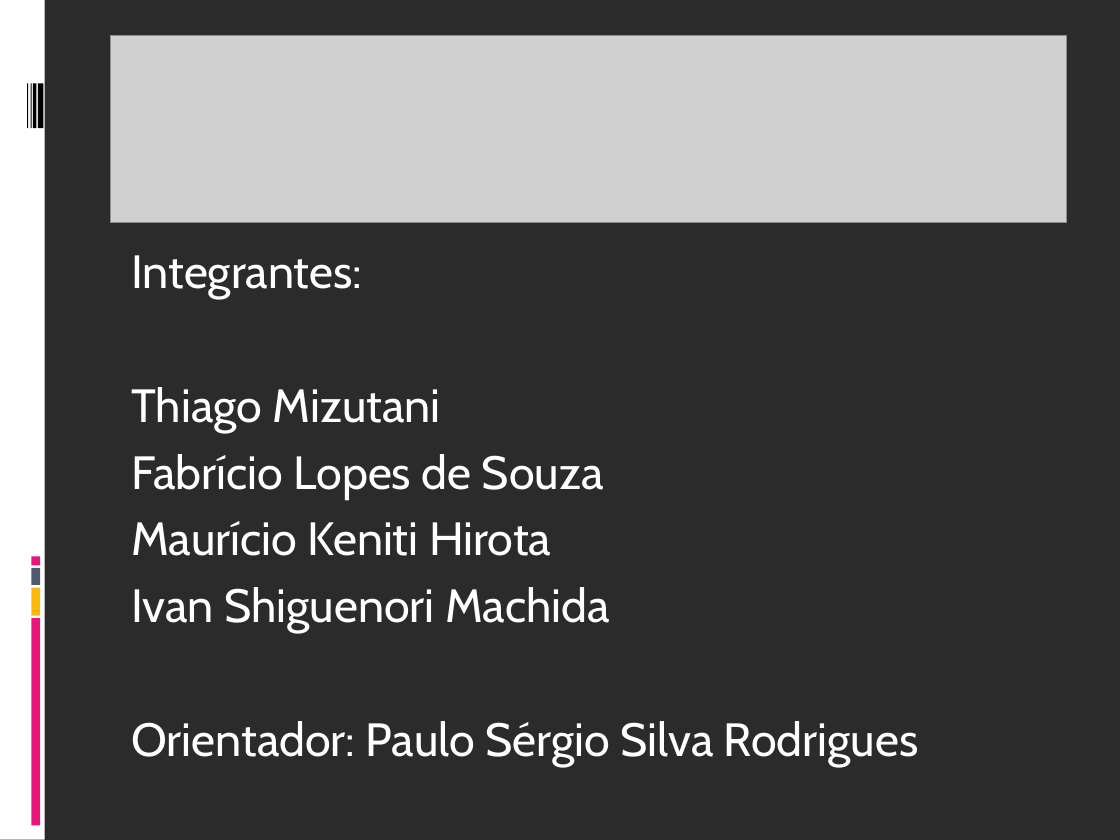
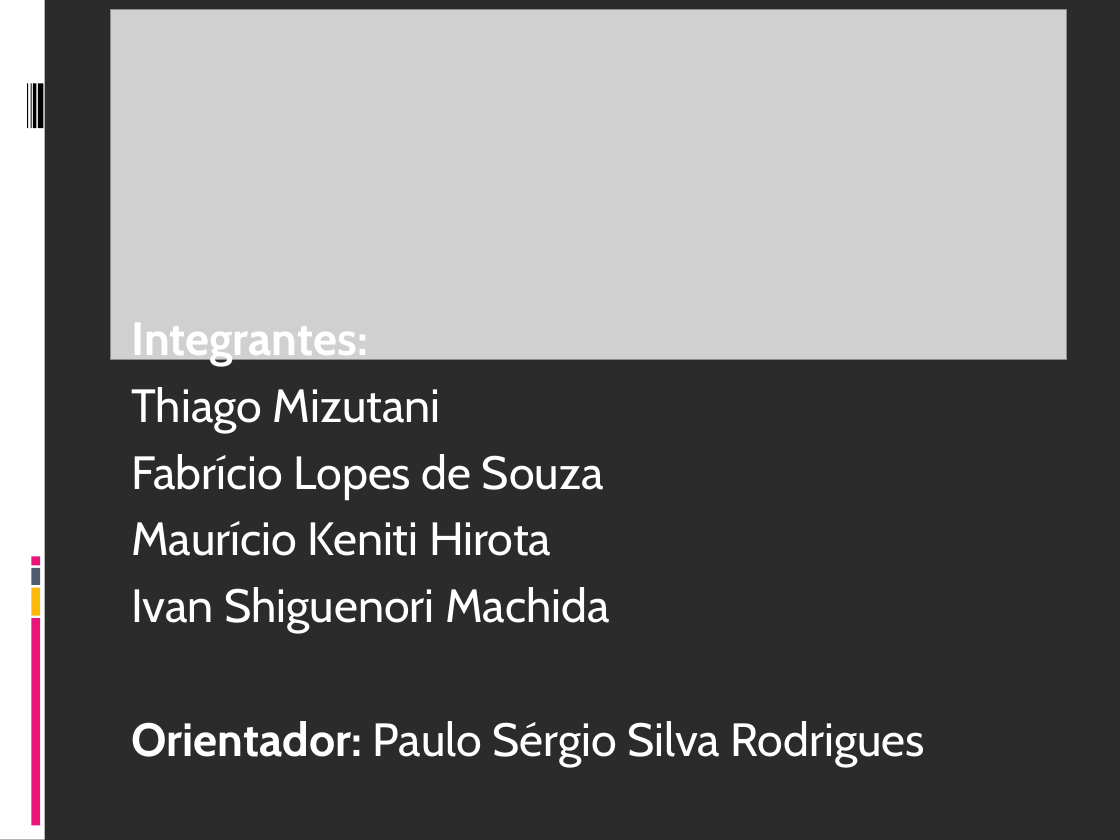
Before and after one commit to fabriciols/m-fit, a slide deck: slide 1 of DOCS/Apresentação/Apresentação_Final.ppt. Drawn at 1120x840 pixels with LibreOffice and Linux fonts; fonts in the diff are those of the drawing; grey boxes stand for pictures; background and template pictures are left out; a plain dark background stands for a picture behind light text. Boxes give left, top, right and bottom in pixels: in the first picture for what was removed or moved away, otherwise in the second. Text is boxed around its words. In the diff, an @@ line names an element or a change of style, - is before the commit and + after.

```diff
--- a/DOCS/Apresentação/Apresentação_Final.ppt
+++ b/DOCS/Apresentação/Apresentação_Final.ppt
@@ picture: place and size @@
-picture at <box>111,36,1067,223</box>
+picture at <box>111,10,1067,361</box>
@@ text at <box>131,323,925,768</box>: bold on in "Integrantes:", "Orientador:" @@
```
Also in this commit, not shown: 3 other slides changed.
